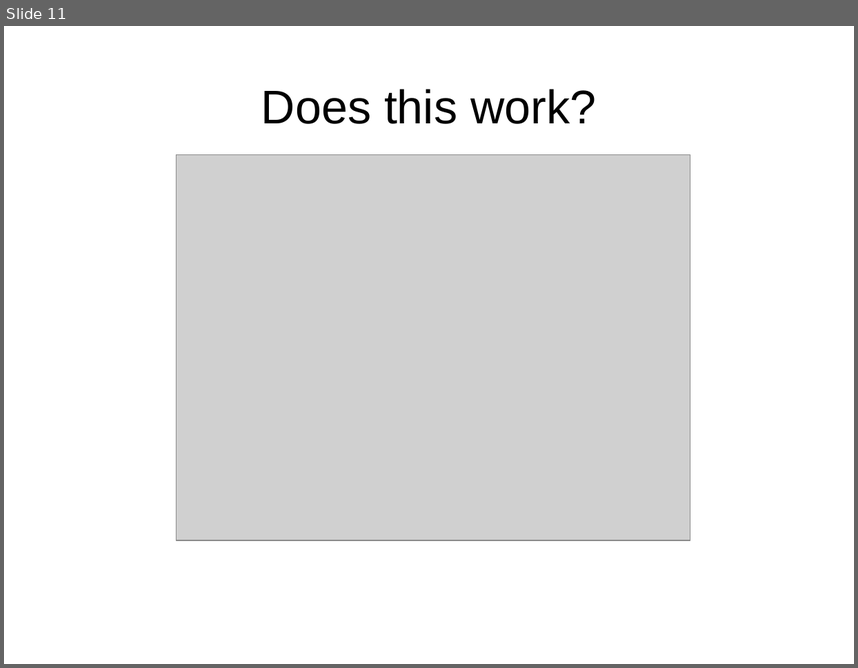
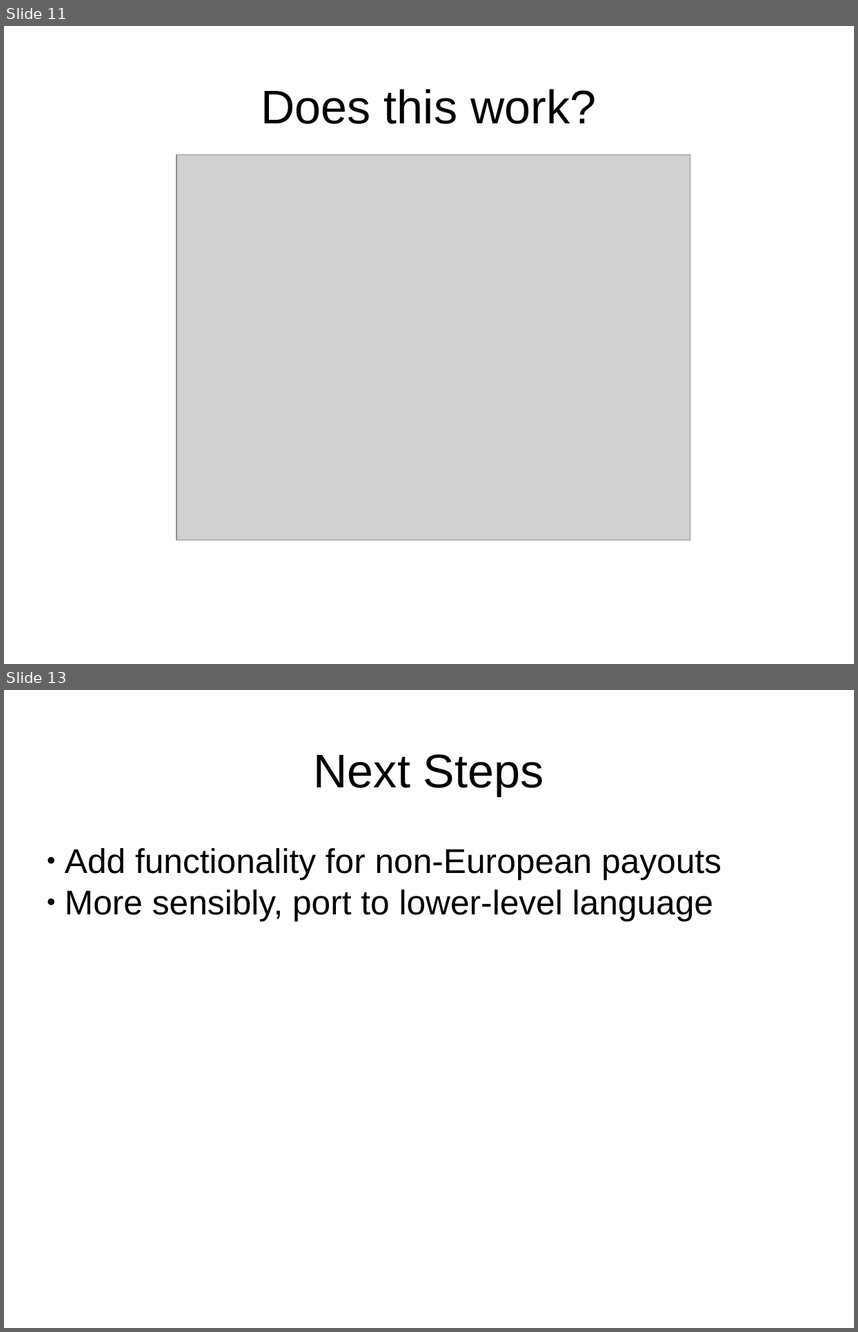
Before and after one commit to HaroldRKingsberg/MLMC, a slide deck: docs/final_presentation.pptx. Shown one above the other, each under a label of ours: slide 11 before the commit, slides 11 and 13 after it; the slides between them are not shown. The pictures are 858x668 and 858x1332 pixels, drawn with LibreOffice and Linux fonts; fonts in the diff are those of the drawing; grey boxes stand for pictures. Boxes give left, top, right and bottom in pixels: in the first picture for what was removed or moved away, otherwise in the second. Text is boxed around its words. In the diff, an @@ line names an element or a change of style, - is before the commit and + after.

Commit message:
Next steps

```diff
--- a/docs/final_presentation.pptx
+++ b/docs/final_presentation.pptx
@@ slide 13 added at (x1=4, y1=690, x2=854, y2=1328), background #FFFFFF @@
@@ text added at (x1=314, y1=754, x2=544, y2=796), 44 pt, text #000000 @@
+Next Steps
@@ text added at (x1=65, y1=848, x2=722, y2=921), 32 pt, text #000000 @@
+● Add functionality for non-European payouts
+● More sensibly, port to lower-level language
```
Also in this commit, not shown: 6 slides changed.
